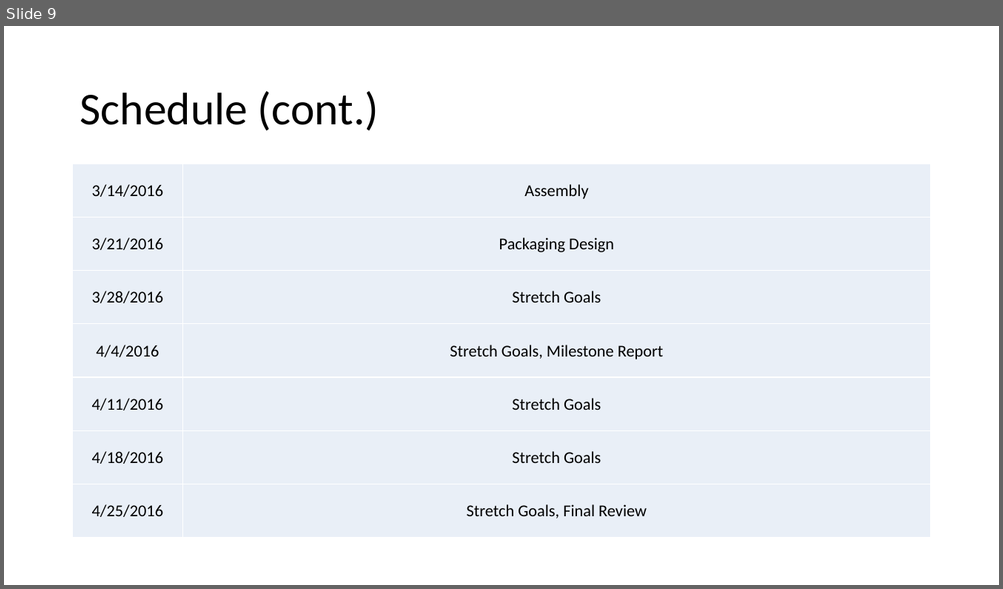
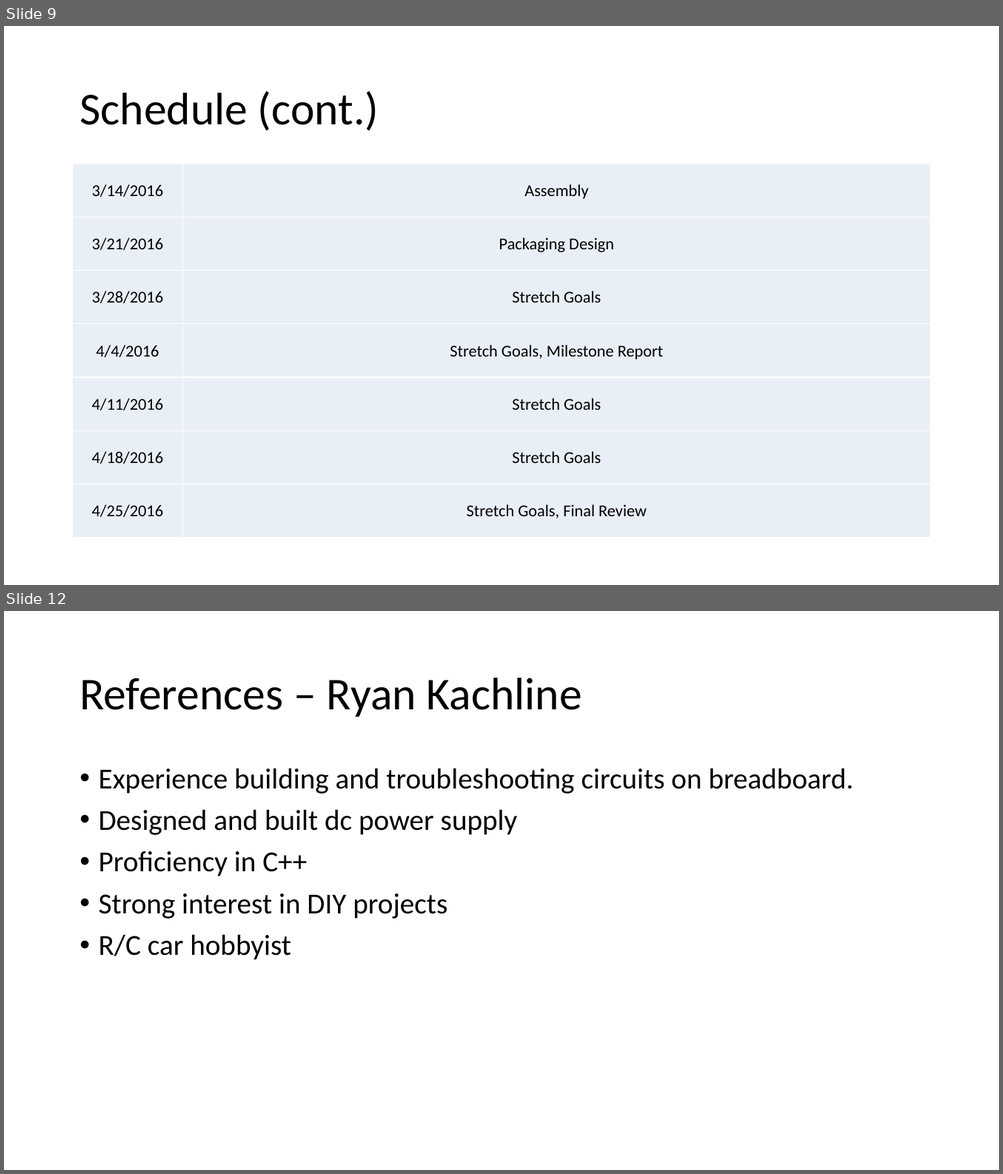
Before and after one commit to SolidEkans/Flux-Capacitors, a slide deck: DESIGN_DOCUMENTATION/Design_Plan.Flux_Capacitors.pptx. Shown one above the other, each under a label of ours: slide 9 before the commit, slides 9 and 12 after it; the slides between them are not shown. The pictures are 1003x589 and 1003x1174 pixels, drawn with LibreOffice and Linux fonts; fonts in the diff are those of the drawing. Boxes give left, top, right and bottom in pixels: in the first picture for what was removed or moved away, otherwise in the second. Text is boxed around its words. In the diff, an @@ line names an element or a change of style, - is before the commit and + after.

Commit message:
Finished Design Plan

```diff
--- a/DESIGN_DOCUMENTATION/Design_Plan.Flux_Capacitors.pptx
+++ b/DESIGN_DOCUMENTATION/Design_Plan.Flux_Capacitors.pptx
@@ slide 12 added at [4,611,999,1170], background #FFFFFF @@
@@ title added at [79,678,582,717], 44 pt, text #000000 @@
+References – Ryan Kachline
@@ text added at [99,768,854,960], 28 pt, text #000000 @@
+• Experience building and troubleshooting circuits on breadboard.
+• Designed and built dc power supply
+• Proficiency in C++
+• Strong interest in DIY projects
+• R/C car hobbyist
```
Also in this commit, not shown: 6 slides changed, 1 other slide added, 3 slides removed, 2 other files.
